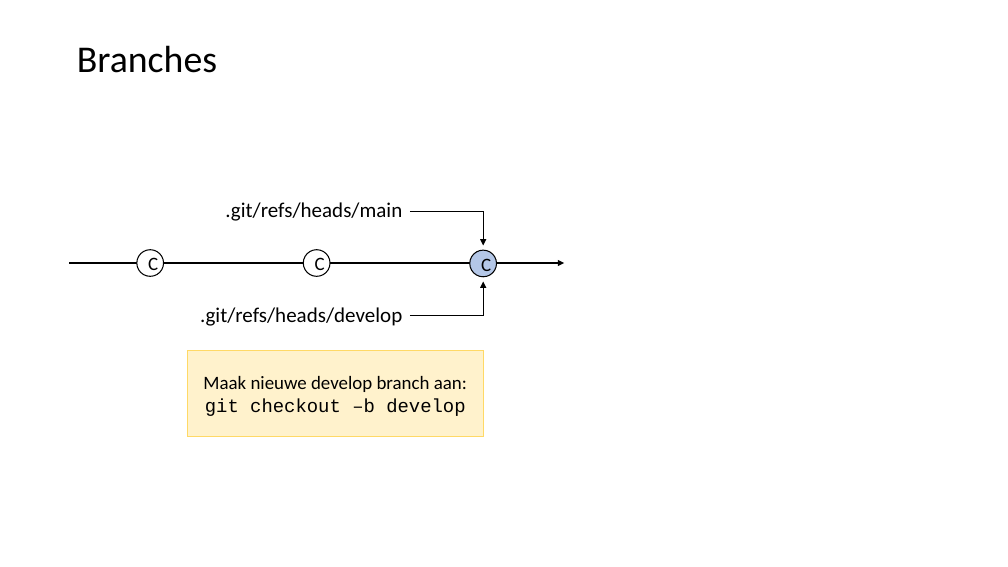
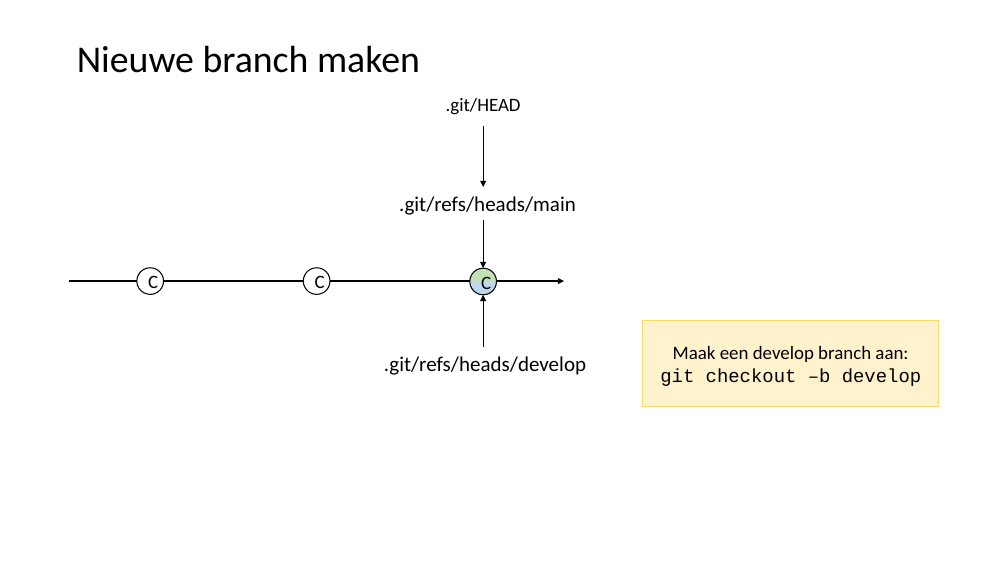
Before and after one commit to LFKoning/knowledge-sharing, a slide deck: slide 34 of git_course/1_basics/git_basic.pptx (slide 27 before the commit). Drawn at 1008x567 pixels with LibreOffice and Linux fonts; fonts in the diff are those of the drawing. Boxes give left, top, right and bottom in pixels: in the first picture for what was removed or moved away, otherwise in the second. Text is boxed around its words. In the diff, an @@ line names an element or a change of style, - is before the commit and + after.

```diff
--- a/git_course/1_basics/git_basic.pptx
+++ b/git_course/1_basics/git_basic.pptx
@@ title at (77,45,420,73): text changed @@
-Branches
+Nieuwe branch maken
@@ rectangle added at (409,82,557,126), fill #FFFFFF, outline #FFFFFF 1 pt, 18 pt, text #000000 @@
+.git/HEAD
@@ arrow added from (483, 126) to (483, 187), #000000 1 pt @@
@@ text ".git/refs/heads/main": place and size @@
-text ".git/refs/heads/main" at (225,202,402,221)
+text ".git/refs/heads/main" at (399,196,576,215)
@@ elbow arrow removed from (410, 211) to (483, 246) @@
@@ arrow added from (483, 220) to (483, 268), #000000 1 pt @@
@@ ellipse "C" at (470,268,496,295): fill #B4C7E7 to gradient #C5E0B4 to #BDD7EE @@
@@ 3 ellipses, 1 arrow: place and size @@
-3 ellipses, 1 arrow at (70,250,564,277)
+3 ellipses, 1 arrow at (70,268,564,295)
@@ elbow arrow removed from (410, 316) to (483, 282) @@
@@ arrow added from (483, 347) to (483, 295), #000000 1 pt @@
@@ rectangle "Maak een develop branch aan: ...": place and size @@
-rectangle "Maak een develop branch aan: ..." at (188,351,483,436)
+rectangle "Maak een develop branch aan: ..." at (643,321,938,406)
@@ text ".git/refs/heads/develop": place and size @@
-text ".git/refs/heads/develop" at (200,307,402,326)
+text ".git/refs/heads/develop" at (384,356,586,375)
@@ text in rectangle at (660,346,921,386): text changed @@
-Maak nieuwe develop branch aan: git checkout –b develop
+Maak een develop branch aan:
+git checkout –b develop
```
Also in this commit, not shown: 6 other slides changed, 16 slides added, 1 other file.
